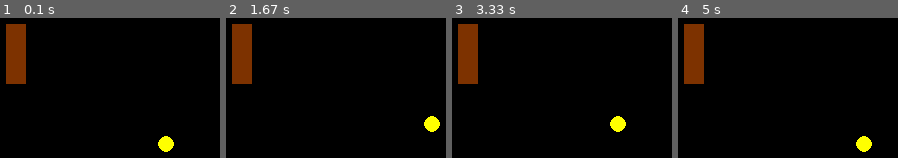
Above: before the commit, frames 1-4 (left to right).
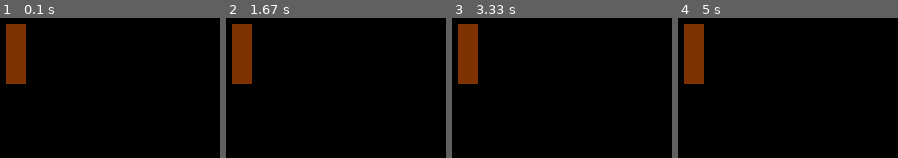
Above: after the commit, the same moments.

Repository: Benricheson101/CS370-Bravo
Game: pygame game, started from kroz_test.py
Same seed, same stepped clock (60 frames per second), same inputs: the game is played once before the commit and once after it.
Inputs:
- Up to frame 1 (0.1 s): no input
- Up to frame 2 (1.67 s): hold Right 0.33-0.8 s; hold Up 0.83-1.13 s; hold Right 1.17-1.63 s
- Up to frame 3 (3.33 s): hold Left 1.67-2.2 s; hold Down 2.23-2.53 s; hold Left 2.57-2.97 s; hold Up from 3 s (still down)
- Up to frame 4 (5 s): release Up at 3.37 s; hold Right 3.4-4.03 s; hold Down 4.07-4.43 s; hold Left 4.47-4.93 s; hold Right from 4.97 s (still down)

The runs differ from the first frame. In frame 1, 0.6% of the frame differs, in the area x 71-80%, y 84-96%; in frame 2, 0.6%; in frame 3, 0.6%; in frame 4, 0.6%.

Commit message:
- kroz_test.py: I was previously not able to include pygame.Rect as an attribute in Object class because player was truncating size to an int.

Diff:
--- a/kroz_test.py
+++ b/kroz_test.py
@@ -47,9 +47,10 @@
 # this class will also need a score and message hint attributes
 class Object:
     def __init__(self, position, size, color):
-        self.position = position
-        self.size = size
+
         self.color = color
+        print(f"size received: {size}, type: {type(size)}")
+        self.rect = pygame.Rect(position[0], position[1], size[0], size[1])
 
 
     def draw(self, screen):
@@ -83,7 +84,7 @@
 
 # class Whip(Object):
 
-player = Player(game_state["player_position"], game_state["player_size"], game_state["player_color"])
+# player = Player(game_state["player_position"], game_state["player_size"], game_state["player_color"])
 
 
 wall_position = [screen_width // 4, screen_height // 4]
@@ -128,7 +129,7 @@
     screen.fill(BLACK)
 
     # Draw Player
-    player.draw(screen)
+    # player.draw(screen)
 
     # Draw Wall
     wall_1.draw(screen)
